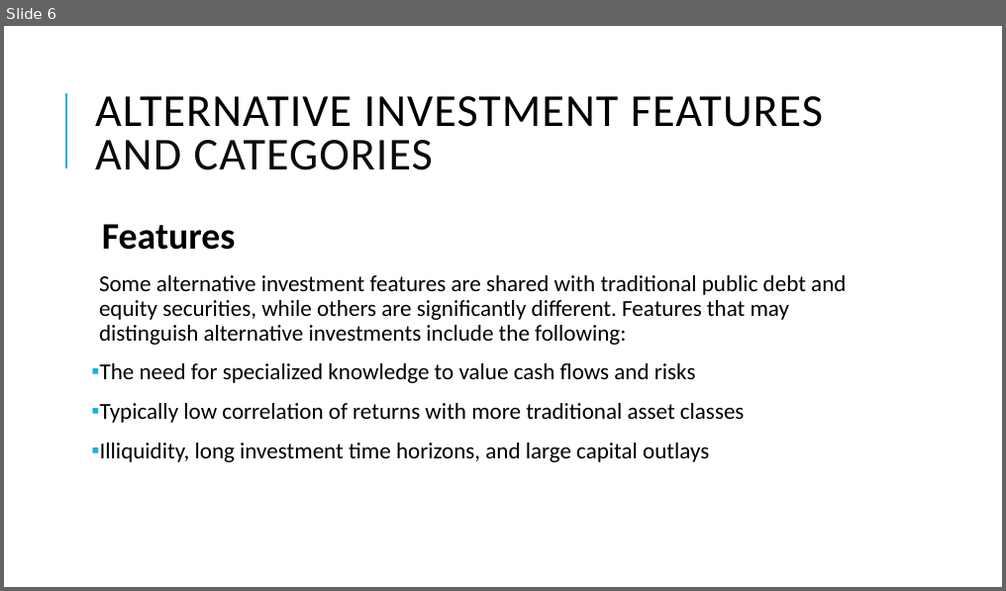
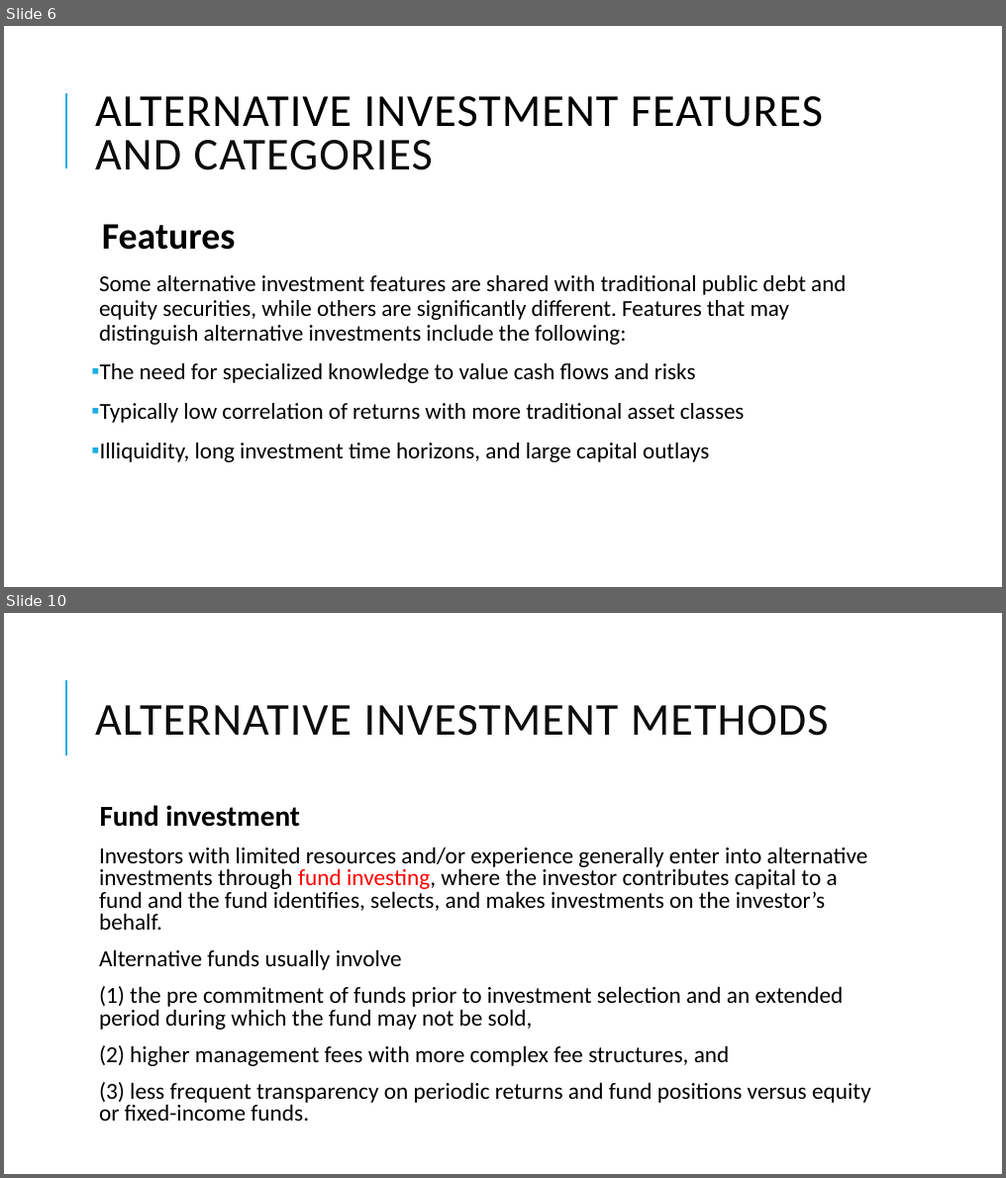
Before and after one commit to Isco0530/data, a slide deck: 2024Alternative.pptx. Shown one above the other, each under a label of ours: slide 6 before the commit, slides 6 and 10 after it; the slides between them are not shown. The pictures are 1006x591 and 1006x1178 pixels, drawn with LibreOffice and Linux fonts; fonts in the diff are those of the drawing. Boxes give left, top, right and bottom in pixels: in the first picture for what was removed or moved away, otherwise in the second. Text is boxed around its words. In the diff, an @@ line names an element or a change of style, - is before the commit and + after.

```diff
--- a/2024Alternative.pptx
+++ b/2024Alternative.pptx
@@ slide 10 added at [4,613,1002,1174], background #FFFFFF; not listed: 1 template element that a slide beside it also shows @@
@@ title added at [95,705,829,736], 44 pt, text #0D0D0D @@
+ALTERNATIVE INVESTMENT METHODS
@@ text added at [99,805,871,1121], 22.2 pt, text #000000 @@
+  Fund investment
+  Investors with limited resources and/or experience generally enter into alternative investments through fund investing, where the investor contributes capital to a fund and the fund identifies, selects, and makes investments on the investor’s behalf.
+  Alternative funds usually involve
+  (1) the pre commitment of funds prior to investment selection and an extended period during which the fund may not be sold,
+  (2) higher management fees with more complex fee structures, and
+  (3) less frequent transparency on periodic returns and fund positions versus equity or fixed-income funds.
```
Also in this commit, not shown: 2 slides changed, 11 other slides added.
